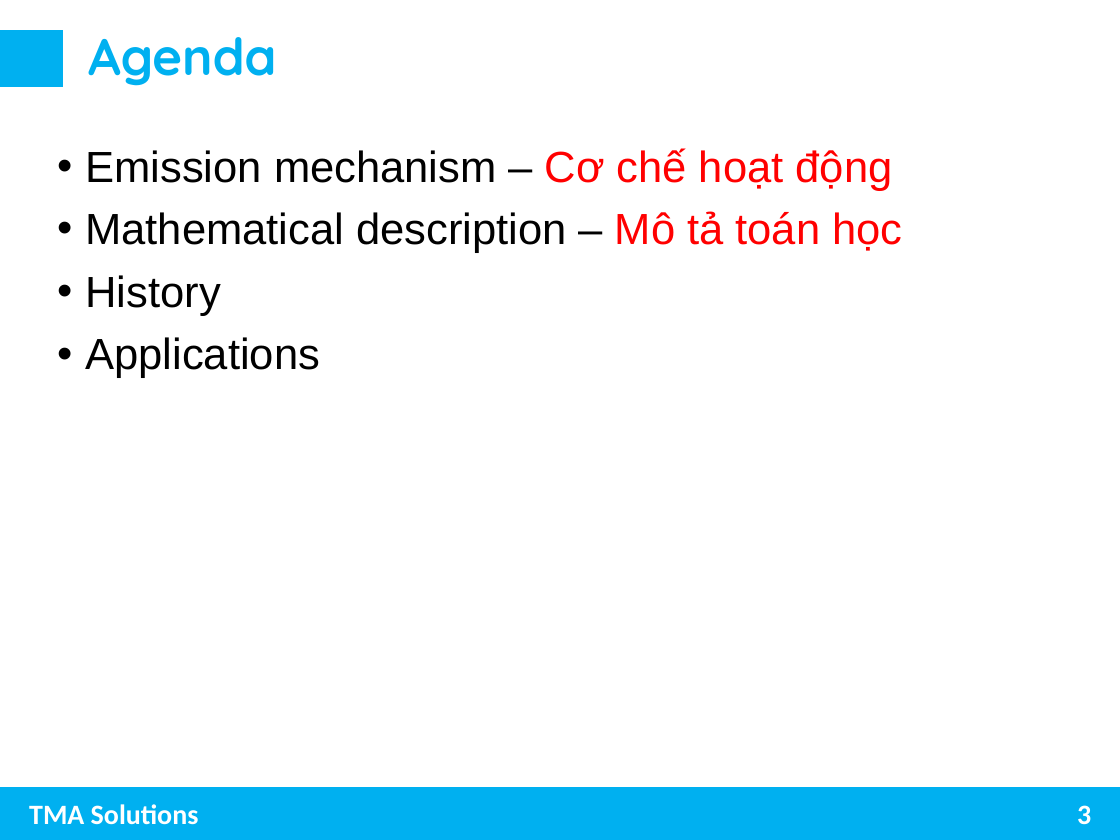
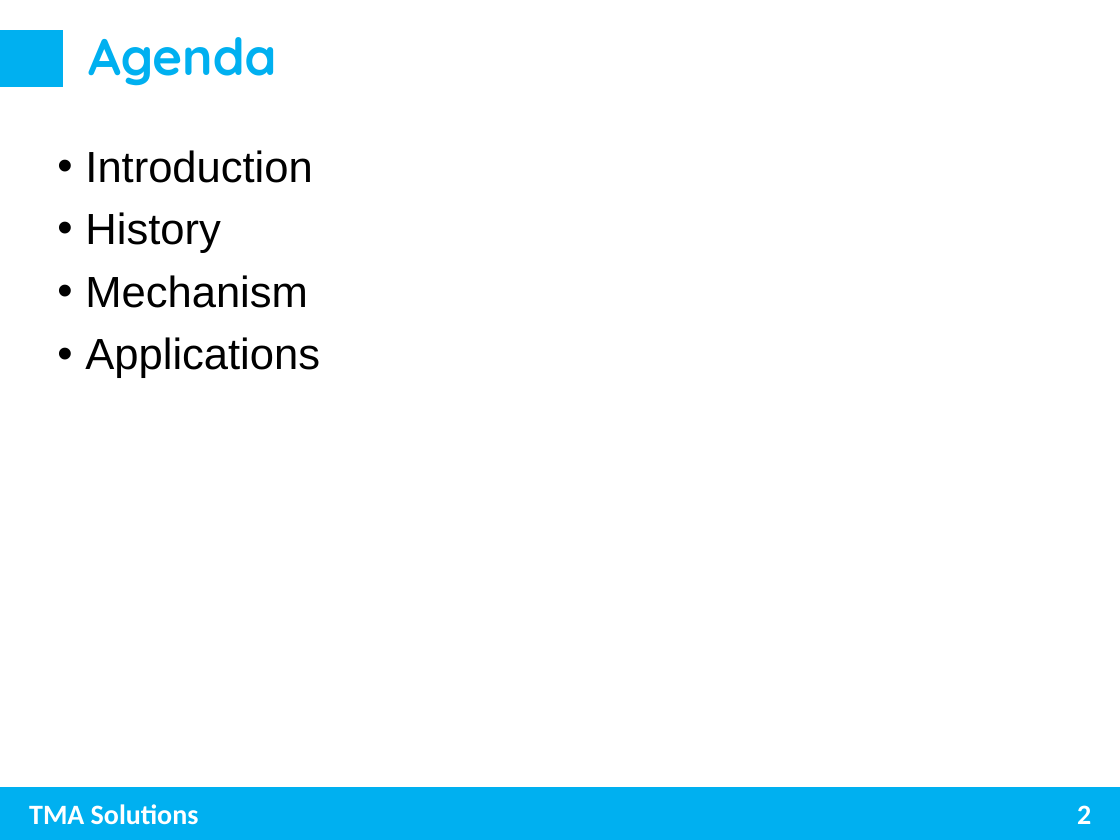
Before and after one commit to trungnghia2009/MachineLearning, a slide deck: slide 2 of Photoelectric effect.pptx (slide 3 before the commit). Drawn at 1120x840 pixels with LibreOffice and Linux fonts; fonts in the diff are those of the drawing. Boxes give left, top, right and bottom in pixels: in the first picture for what was removed or moved away, otherwise in the second. Text is boxed around its words. In the diff, an @@ line names an element or a change of style, - is before the commit and + after.

```diff
--- a/Photoelectric effect.pptx
+++ b/Photoelectric effect.pptx
@@ text at (85, 150, 312, 183): text changed @@
-• Emission mechanism – Cơ chế hoạt động
-• Mathematical description – Mô tả toán học
+• Introduction
@@ text at (85, 275, 307, 308): paragraph added @@
+• Mechanism
@@ page number at (1077, 805, 1091, 824): text changed @@
-3
+2
```
Also in this commit, not shown: 3 other slides changed, 9 slides added, 25 slides removed.
